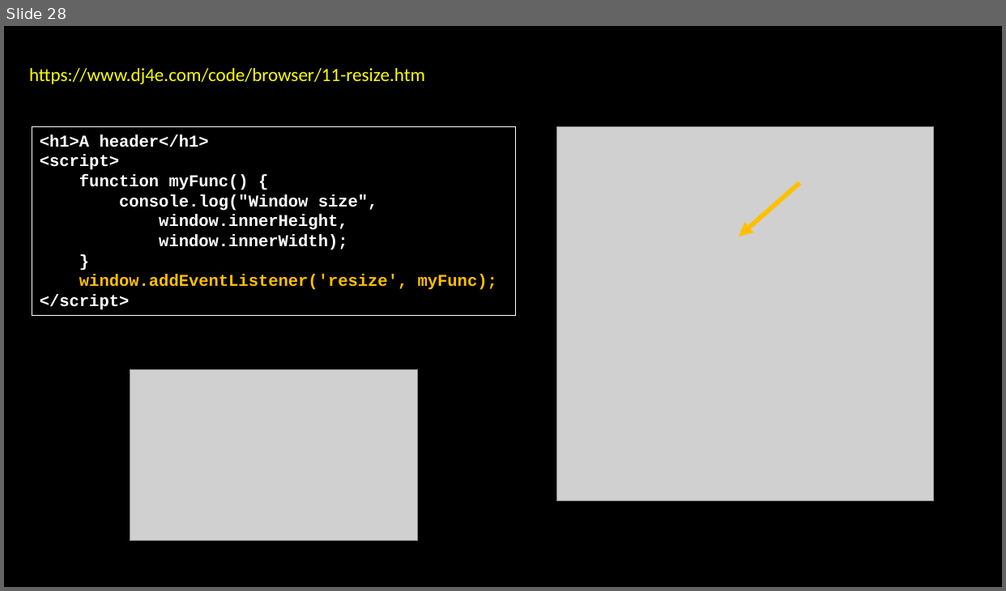
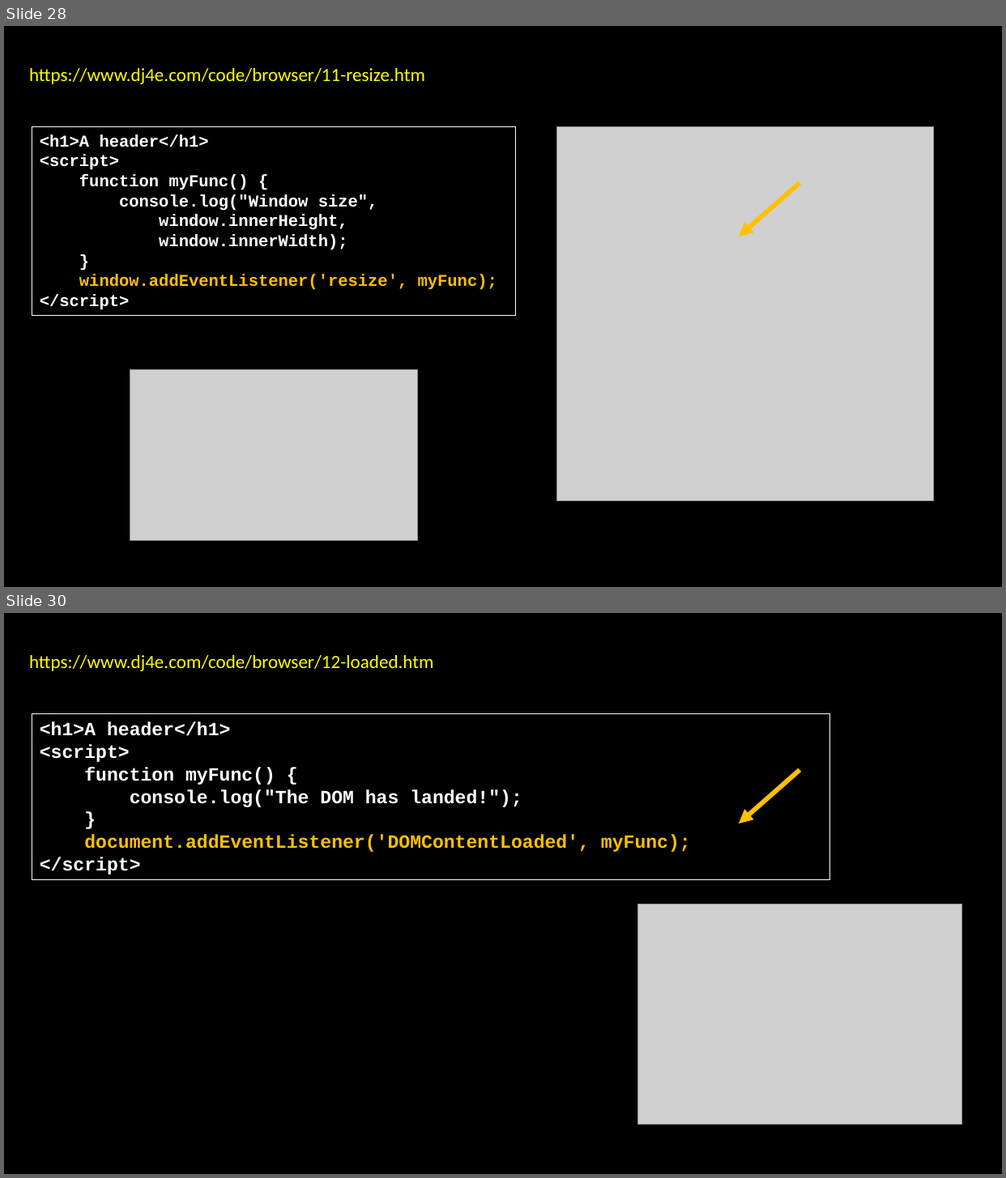
Before and after one commit to csev/dj4e, a slide deck: lectures/JS-03-Browser.pptx. Shown one above the other, each under a label of ours: slide 28 before the commit, slides 28 and 30 after it; the slides between them are not shown. The pictures are 1006x591 and 1006x1178 pixels, drawn with LibreOffice and Linux fonts; fonts in the diff are those of the drawing; grey boxes stand for pictures. Boxes give left, top, right and bottom in pixels: in the first picture for what was removed or moved away, otherwise in the second. Text is boxed around its words. In the diff, an @@ line names an element or a change of style, - is before the commit and + after.

```diff
--- a/lectures/JS-03-Browser.pptx
+++ b/lectures/JS-03-Browser.pptx
@@ slide 30 added at (x1=4, y1=613, x2=1002, y2=1174), background #000000 @@
@@ text added at (x1=29, y1=655, x2=434, y2=671), 18 pt, text #FFFF00 @@
+https://www.dj4e.com/code/browser/12-loaded.htm
@@ rectangle added at (x1=32, y1=714, x2=830, y2=880), outline #FFFFFF 0.75 pt, 18 pt, text #FFFFFF, bold @@
+<h1>A header</h1>
+<script>
+function myFunc() {
+console.log("The DOM has landed!");
+}
+document.addEventListener('DOMContentLoaded', myFunc);
+</script>
@@ arrow added from (799, 770) to (739, 824), #FFC000 4.5 pt @@
@@ picture added at (x1=637, y1=905, x2=961, y2=1124) @@
```
Also in this commit, not shown: 6 other slides added, 23 slides removed, 19 other files.
